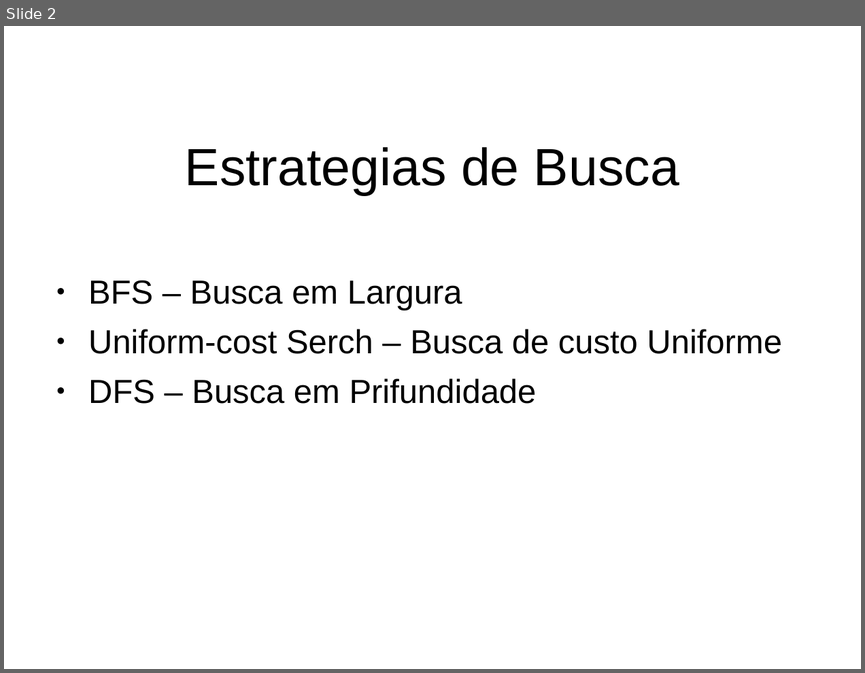
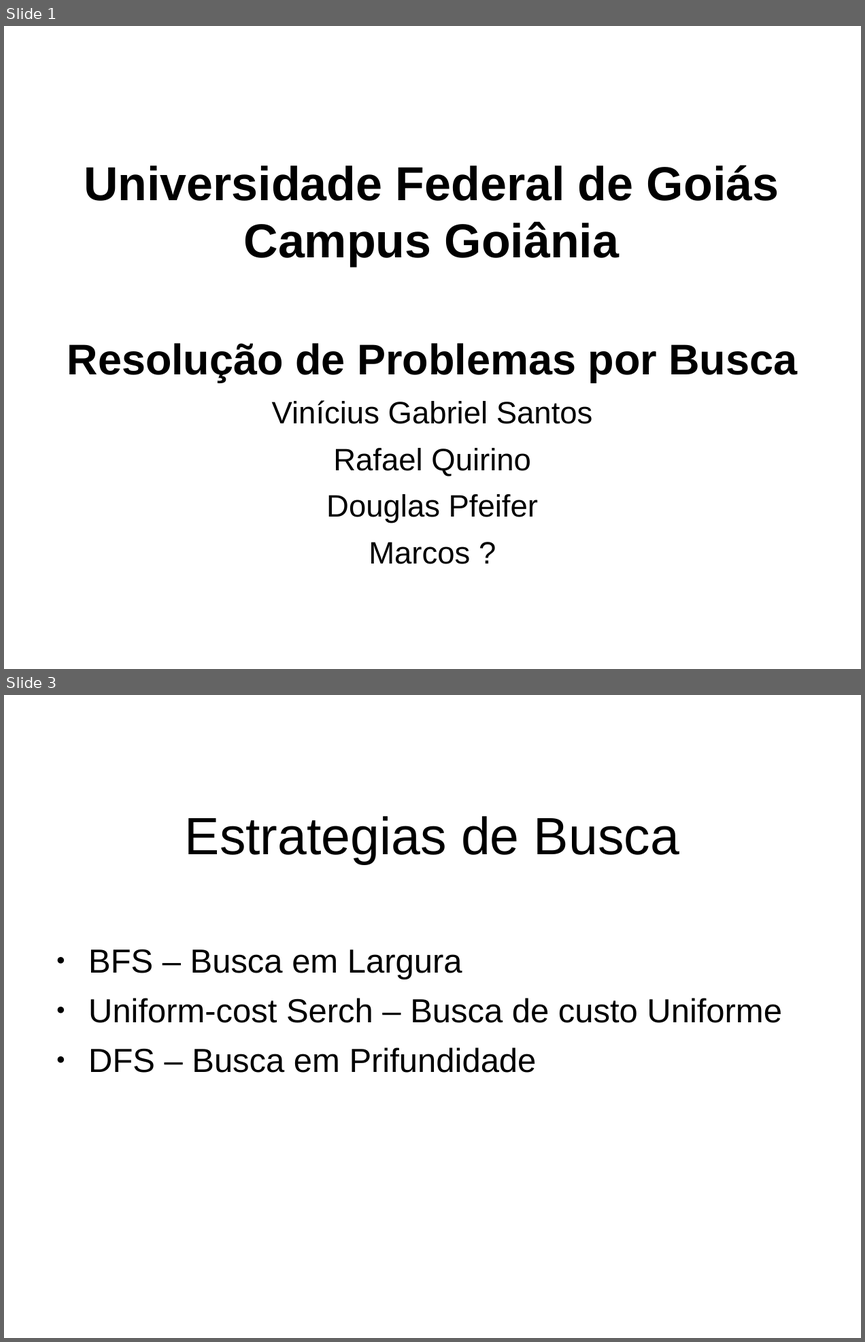
Before and after one commit to RafaelQuirino/SearchingProblems, a slide deck: slides.odp. Shown one above the other, each under a label of ours: slide 2 before the commit, slides 1 and 3 after it; the slides between them are not shown. The pictures are 865x673 and 865x1342 pixels, drawn with LibreOffice and Linux fonts; fonts in the diff are those of the drawing; background and template pictures are left out. Boxes give left, top, right and bottom in pixels: in the first picture for what was removed or moved away, otherwise in the second. Text is boxed around its words. In the diff, an @@ line names an element or a change of style, - is before the commit and + after.

```diff
--- a/slides.odp
+++ b/slides.odp
@@ slide 1 added at (4,26,861,669), background picture (left out) @@
@@ title added at (84,165,779,266), 40 pt, text #000000, bold @@
+Universidade Federal de Goiás
+Campus Goiânia
@@ text added at (67,343,797,564), 26 pt, text #000000 @@
+Resolução de Problemas por Busca
+Vinícius Gabriel Santos
+Rafael Quirino
+Douglas Pfeifer
+Marcos ?
@@ what was slide 2 is now slide 3 @@
```
Also in this commit, not shown: 1 slide changed, 3 other slides added, 1 slide removed, 1 other file.
